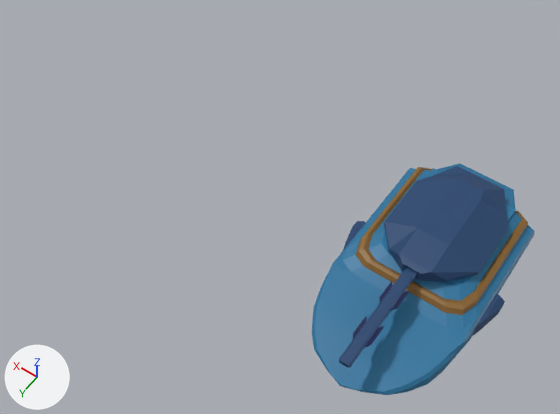
Renders of the Blender file Assets/Models/Alien_Hovertank.blend from each side of a commit.
Rendered twice from a 50 mm lens placed at (-0.84, 2.08, 4.19), pointed at (1.04, -0.55, 0.05). Every picture has the same lights, and +X, +Y and +Z are marked at lower left.
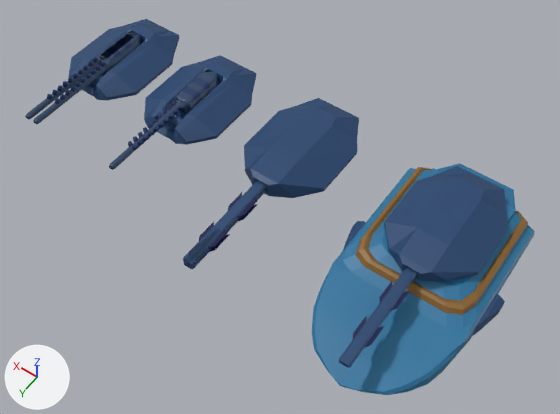
What differs and where, as boxes (x1, y1, x2, y2) in the pictures (560 x 414 px):
'Cube.003', added (blue): after (244, 98, 359, 198)
'Cube.004', added (blue): after (144, 55, 256, 145)
'Cube.005', added (blue): after (68, 19, 180, 100)
'MassDriverBarrel.001', added (blue): after (25, 33, 141, 124)
'Cylinder.002', added (blue): after (183, 180, 266, 266)
'MassDriverBarrel', added (blue): after (109, 72, 218, 170)
'Capacitators', added (blue): after (128, 101, 184, 150)
'Capacitators.001', added (blue): after (47, 57, 105, 104)
'Cylinder.001', added: after (184, 188, 266, 269)
'Cylinder.004', added: after (160, 109, 183, 127)
'Cylinder.003', added: after (89, 69, 104, 84)

Edits to the bpy script that builds the scene:
```text
Add ob_capacitators_001:
    ob_capacitators_001 = bpy.data.objects.new('Capacitators.001', me_cylinder_013)  # 96 vertices, 86 faces; spans x 0.0213..0.0557, y -0.0199..0.0229, z -0.007..0.0386; in mat_material (picture img_blue_team_png); modifiers ARRAY, MIRROR
    ob_capacitators_001.parent = ob_massdriverbarrel_001
    ob_capacitators_001.location = (2.0, -0.209, 0.341)
Add ob_massdriverbarrel_001:
    ob_massdriverbarrel_001 = bpy.data.objects.new('MassDriverBarrel.001', me_cylinder_011)  # 242 vertices, 224 faces; spans x -0.072..0.079, y -0.489..0.606, z -0.04..0.087; in mat_material (picture img_blue_team_png); modifiers MIRROR
    ob_massdriverbarrel_001.parent = ob_cube_005
    ob_massdriverbarrel_001.location = (2.0, -0.597, 0.293)
Add ob_cube_005:
    ob_cube_005 = bpy.data.objects.new('Cube.005', me_cube_006)  # 142 vertices, 127 faces; spans x -0.325..0.325, y -0.41..0.466, z -0.01..0.121; in mat_material (picture img_blue_team_png)
    ob_cube_005.location = (2.748, -0.944, 0.221)
Add ob_cylinder_003:
    ob_cylinder_003 = bpy.data.objects.new('Cylinder.003', me_cylinder_012)  # 72 vertices, 62 faces; spans x -0.101..0.101, y -0.049..0.049, z -0.049..0.049; in mat_material (picture img_blue_team_png)
    ob_cylinder_003.parent = ob_cube_005
    ob_cylinder_003.location = (2.0, -0.597, 0.288)
Add ob_capacitators:
    ob_capacitators = bpy.data.objects.new('Capacitators', me_cylinder_010)  # 96 vertices, 86 faces; spans x -0.003..0.0433, y -0.0199..0.0229, z -0.0158..0.0292; in mat_material (picture img_blue_team_png); modifiers ARRAY, MIRROR
    ob_capacitators.parent = ob_massdriverbarrel
    ob_capacitators.location = (2.0, -0.209, 0.341)
Add ob_massdriverbarrel:
    ob_massdriverbarrel = bpy.data.objects.new('MassDriverBarrel', me_cylinder_008)  # 218 vertices, 200 faces; spans x -0.072..0.072, y -0.489..0.606, z -0.04..0.087; in mat_material (picture img_blue_team_png)
    ob_massdriverbarrel.parent = ob_cube_004
    ob_massdriverbarrel.location = (2.0, -0.597, 0.293)
Add ob_cube_004:
    ob_cube_004 = bpy.data.objects.new('Cube.004', me_cube_006.copy())
    ob_cube_004.location = (2.0, -0.944, 0.221)
Add ob_cylinder_004:
    ob_cylinder_004 = bpy.data.objects.new('Cylinder.004', me_cylinder_012.copy())
    ob_cylinder_004.parent = ob_cube_004
    ob_cylinder_004.location = (2.0, -0.597, 0.288)
Add ob_cylinder_002:
    ob_cylinder_002 = bpy.data.objects.new('Cylinder.002', me_cylinder_002)  # 186 vertices, 176 faces; spans x -0.06..0.06, y -0.009..0.778, z 0.0..0.087; in mat_material (picture img_blue_team_png)
    ob_cylinder_002.location = (1.105, -0.473, 0.332)
Add ob_cylinder_001:
    ob_cylinder_001 = bpy.data.objects.new('Cylinder.001', me_cylinder_001)  # 186 vertices, 176 faces; spans x -0.06..0.06, y -0.009..0.778, z -0.088..-0.001; in mat_material (picture img_blue_team_png)
    ob_cylinder_001.location = (1.105, -0.473, 0.332)
Add ob_cube_003:
    ob_cube_003 = bpy.data.objects.new('Cube.003', me_cube_001)  # 116 vertices, 100 faces; spans x -0.325..0.325, y -0.41..0.512, z -0.01..0.133; in mat_material (picture img_blue_team_png)
    ob_cube_003.location = (1.105, -0.944, 0.278)
```
